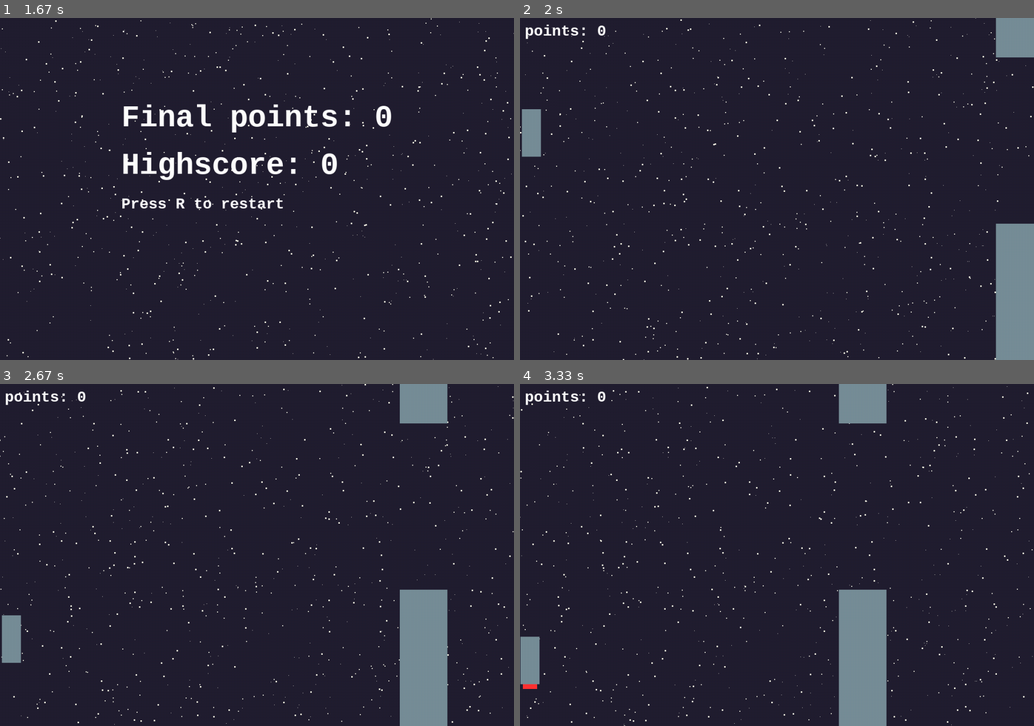
Above: before the commit, frames 1-4 (two rows, left to right).
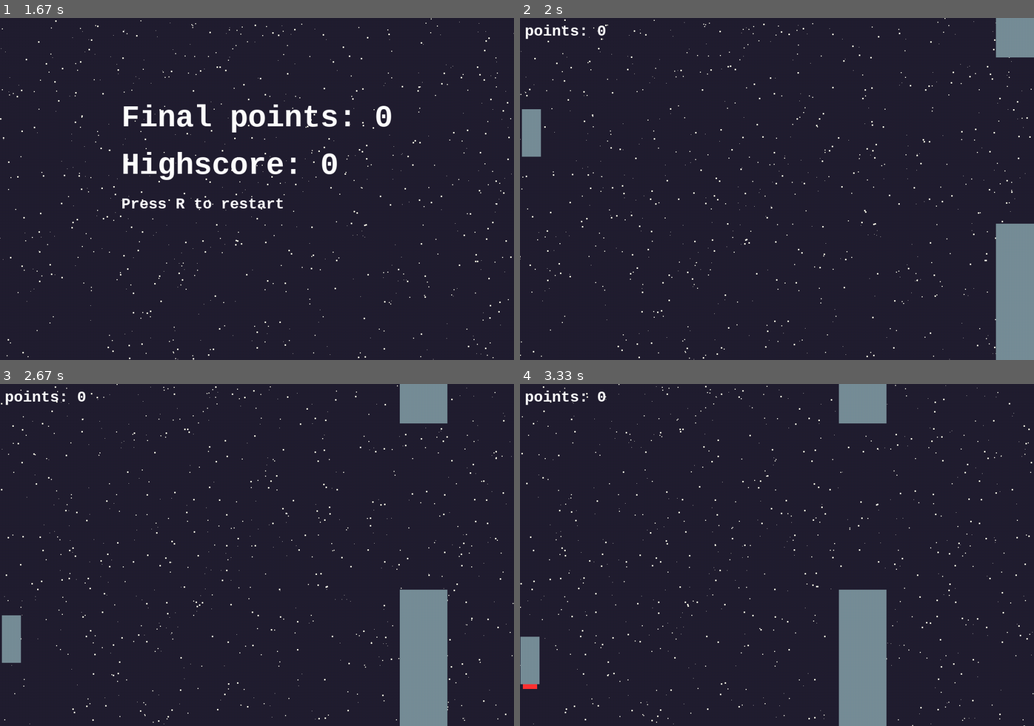
Above: after the commit, the same moments.

Repository: a96lex/pygame-floating-rocket
Game: pygame game, started from main.py
The game is run twice, just before and just after one commit, with the same random seed, the same clock (stepped at 60 frames per second) and the same inputs.
Inputs:
- Up to frame 1 (1.67 s): hold Right 0.33-0.8 s; hold Up 0.83-1.13 s; hold Right 1.17-1.63 s
- Up to frame 2 (2 s): hold R from 1.67 s (still down); hold Left from 1.67 s (still down)
- Up to frame 3 (2.67 s): release R at 2.2 s; release Left at 2.2 s; hold Left from 2.23 s (still down)
- Up to frame 4 (3.33 s): release Left at 2.77 s; hold Left 2.8-3.2 s; hold Up from 3.23 s (still down)

Frame 1 is identical in both runs. In frame 2, 1.6% of the frame differs, in the area x 0-100%, y 0-100%; in frame 3, 1.6%; in frame 4, 1.6%.

Commit message:
stars don't reload

Diff:
--- a/main.py
+++ b/main.py
@@ -26,6 +26,8 @@
 
 run = True
 
+stars = Stars(surface=win, star_count=1000, star_movement=[-2, 0.1])
+
 
 def init_game():
     pipe_gap = 350
@@ -44,11 +46,9 @@
         pipes[i].rect1.x += i * (screen_width + 100) / (n_pipes)
         pipes[i].rect2.x += i * (screen_width + 100) / (n_pipes)
 
-    stars = Stars(surface=win, star_count=1000, star_movement=[-2, 0.1])
-
     points = 0
 
-    return player, pipes, stars, points, pipe_gap, pipe_width, pipe_speed
+    return player, pipes, points, pipe_gap, pipe_width, pipe_speed
 
 
 def main_loop(points, pipe_gap, pipe_width, pipe_speed, clock_ticks):
@@ -101,7 +101,7 @@
 
 is_main_loop = True
 
-player, pipes, stars, points, pipe_gap, pipe_width, pipe_speed = init_game()
+player, pipes, points, pipe_gap, pipe_width, pipe_speed = init_game()
 
 highscore = 0
 
@@ -122,7 +122,7 @@
 
         if key[pygame.K_r]:
             clock_ticks = pygame.time.get_ticks()
-            player, pipes, stars, points, pipe_gap, pipe_width, pipe_speed = init_game()
+            player, pipes, points, pipe_gap, pipe_width, pipe_speed = init_game()
             is_main_loop = True
 
     for event in pygame.event.get():
